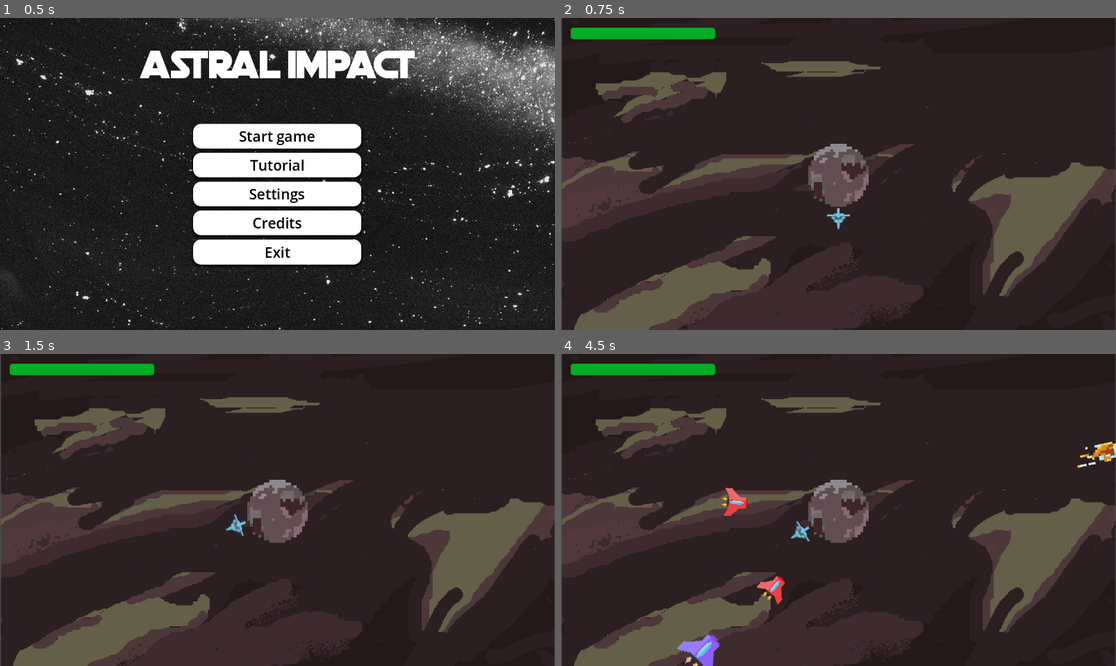
Above: before the commit, frames 1-4 (two rows, left to right).
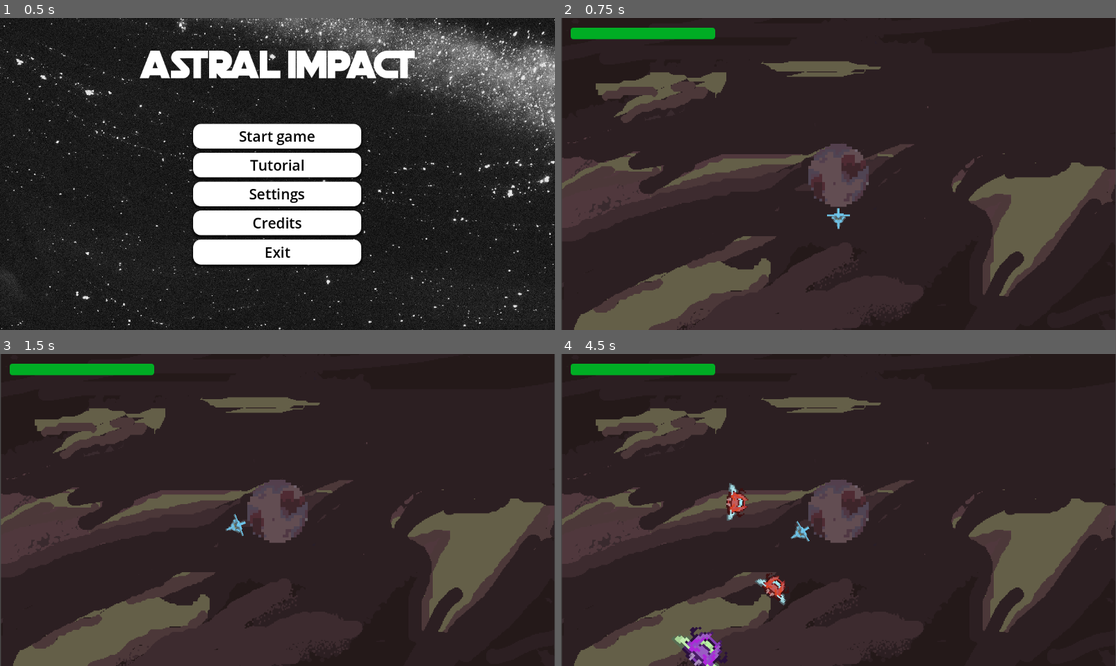
Above: after the commit, the same moments.

Repository: Affirmadrip/orbital-shield-defense
Game: Godot game, scene res://scenes/main_menu.tscn
Same seed, same stepped clock (60 frames per second), same inputs: the game is played once before the commit and once after it.
Inputs (mouse positions are in pixels of both pictures, inside the frame that each line leads up to):
- Up to frame 1 (0.5 s): no input
- Up to frame 2 (0.75 s): click "Start game" at 0.5 s
- Up to frame 3 (1.5 s): tap Enter at 1.25 s; move the mouse to (399, 494) at 1.27 s; hold D (Fly_right) from 1.28 s (still down); hold Shift (Fly_Faster) from 1.28 s (still down)
- Up to frame 4 (4.5 s): move the mouse to (727, 525) at 2.02 s; release D (Fly_right) at 2.03 s; release Shift (Fly_Faster) at 2.03 s; hold A (Fly_left) 2.03-2.78 s; click (727, 525) at 2.1 s; move the mouse to (894, 441) at 2.77 s; hold Space (Shoot, bound only before the commit) 2.78-3.53 s; hold D (Fly_right) 2.78-4.28 s; move the mouse to (810, 572) at 3.52 s; tap Shift (Fly_Faster) at 3.6 s; move the mouse to (1005, 556) at 4.27 s; press the mouse at (1005, 556) at 4.28 s; hold A (Fly_left) from 4.28 s (still down)

Frame 1 is identical in both runs. In frame 2, 0.5% of the frame differs, in the area x 45-56%, y 40-59%; in frame 3, 0.5%; in frame 4, 2.1%, in the area x 20-100%, y 28-100%.

Commit message:
new sprites, shooting button change
 changed shooting to L-click

Diff:
--- a/project.godot
+++ b/project.godot
@@ -33,7 +33,7 @@
 }
 Shoot={
 "deadzone": 0.2,
-"events": [Object(InputEventKey,"resource_local_to_scene":false,"resource_name":"","device":-1,"window_id":0,"alt_pressed":false,"shift_pressed":false,"ctrl_pressed":false,"meta_pressed":false,"pressed":false,"keycode":0,"physical_keycode":32,"key_label":0,"unicode":32,"location":0,"echo":false,"script":null)
+"events": [Object(InputEventMouseButton,"resource_local_to_scene":false,"resource_name":"","device":-1,"window_id":0,"alt_pressed":false,"shift_pressed":false,"ctrl_pressed":false,"meta_pressed":false,"button_mask":0,"position":Vector2(0, 0),"global_position":Vector2(0, 0),"factor":1.0,"button_index":1,"canceled":false,"pressed":false,"double_click":false,"script":null)
 ]
 }
 
--- a/scenes/alien.tscn
+++ b/scenes/alien.tscn
@@ -1,9 +1,9 @@
 [gd_scene load_steps=6 format=3 uid="uid://cpieuoc22whp5"]
 
-[ext_resource type="Texture2D" uid="uid://cvocpbipdj8go" path="res://art/alien_red.png" id="1_h100l"]
 [ext_resource type="Script" uid="uid://bohfi0a7o7v7v" path="res://scripts/alien.gd" id="1_u8rjw"]
-[ext_resource type="Texture2D" uid="uid://cmlf7pfn3uf0r" path="res://art/alien_purple.png" id="3_np108"]
-[ext_resource type="Texture2D" uid="uid://cieexpvpoudde" path="res://art/alien_grey.png" id="4_vxp04"]
+[ext_resource type="Texture2D" uid="uid://b3ukjsv84v1fn" path="res://art/enemy_ship.png" id="2_vxp04"]
+[ext_resource type="Texture2D" uid="uid://bx8f1utkgg01g" path="res://art/enemy_ship_2.png" id="3_kufd8"]
+[ext_resource type="Texture2D" uid="uid://bh0qykjdvdpq7" path="res://art/enemy_ship_3.png" id="4_g58bj"]
 
 [sub_resource type="CircleShape2D" id="CircleShape2D_6ka4i"]
 radius = 39.26
@@ -12,13 +12,12 @@
 collision_layer = 2
 collision_mask = 3
 script = ExtResource("1_u8rjw")
-tex_red = ExtResource("1_h100l")
-tex_purple = ExtResource("3_np108")
-tex_grey = ExtResource("4_vxp04")
+tex_red = ExtResource("2_vxp04")
+tex_purple = ExtResource("3_kufd8")
+tex_grey = ExtResource("4_g58bj")
 
 [node name="Sprite2D" type="Sprite2D" parent="."]
-scale = Vector2(0.1, 0.1)
-texture = ExtResource("1_h100l")
+texture = ExtResource("2_vxp04")
 
 [node name="CollisionShape2D" type="CollisionShape2D" parent="."]
 shape = SubResource("CircleShape2D_6ka4i")
--- a/scripts/alien.gd
+++ b/scripts/alien.gd
@@ -46,21 +46,21 @@
 			speed = 140.0
 			damage_to_barrier = 3
 			max_hp = 10
-			sprite.scale = Vector2(0.1, 0.1)
+			sprite.scale = Vector2(3, 3)
 
 		AlienType.PURPLE:
 			sprite.texture = tex_purple
 			speed = 115.0
 			damage_to_barrier = 7
 			max_hp = 25
-			sprite.scale = Vector2(0.15, 0.15)
+			sprite.scale = Vector2(5, 5)
 
 		AlienType.GREY:
 			sprite.texture = tex_grey
 			speed = 95.0
 			damage_to_barrier = 15
 			max_hp = 60
-			sprite.scale = Vector2(0.2, 0.2)
+			sprite.scale = Vector2(8, 8)
 
 	hp = max_hp
 
Binary file changed: art/Player/Planet.png
Binary file added: art/enemy_ship.png
Not shown, added: art/enemy_ship.png.import
Binary file added: art/enemy_ship_2.png
Not shown, added: art/enemy_ship_2.png.import
Binary file added: art/enemy_ship_3.png
Not shown, added: art/enemy_ship_3.png.import
